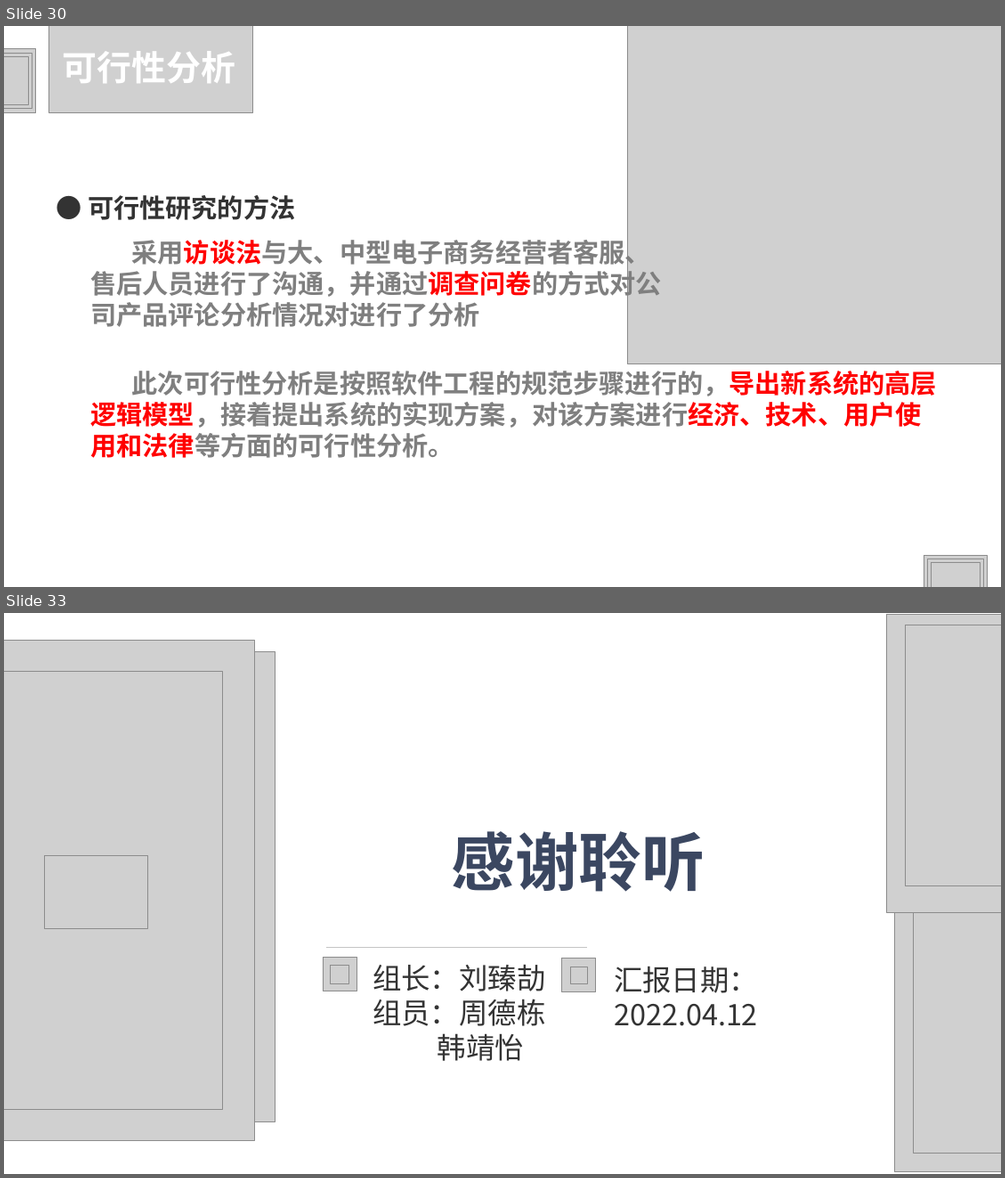
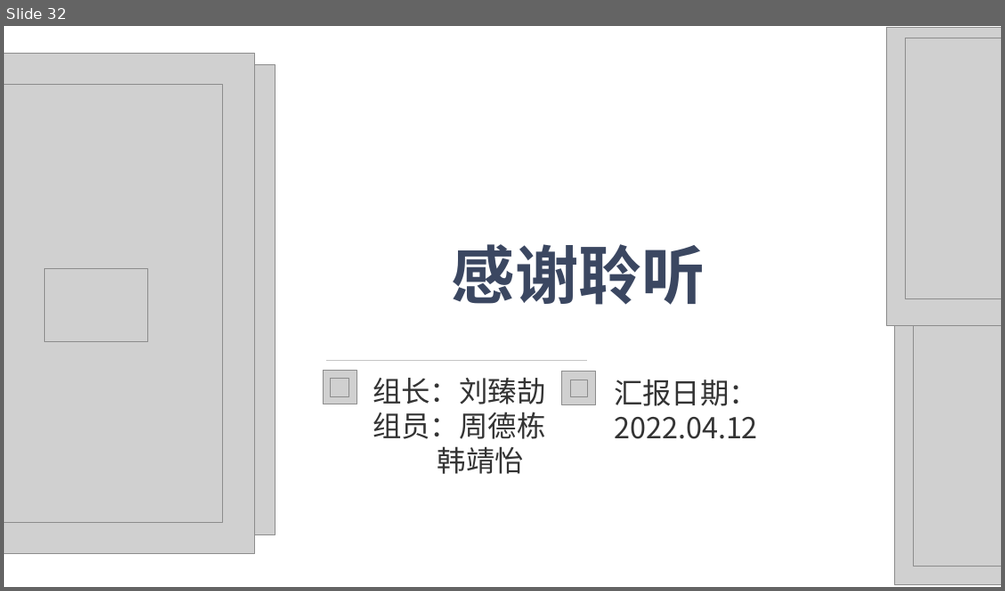
Before and after one commit to HJHGJGHHG/Sentiment-Analysis-System, a slide deck: PPT.pptx. Shown one above the other, each under a label of ours: slides 30 and 33 before the commit, slide 32 after it; the slides between them are not shown. The pictures are 1005x1178 and 1005x591 pixels, drawn with LibreOffice and Linux fonts; fonts in the diff are those of the drawing; grey boxes stand for pictures; background and template pictures are left out. Boxes give left, top, right and bottom in pixels: in the first picture for what was removed or moved away, otherwise in the second. Text is boxed around its words. In the diff, an @@ line names an element or a change of style, - is before the commit and + after.

```diff
--- a/PPT.pptx
+++ b/PPT.pptx
@@ slide 30 removed at (4,26,1001,587), background #FFFFFF @@
@@ picture removed at (4,49,36,112) @@
@@ picture removed at (48,26,252,112) @@
@@ text removed at (63,51,235,83) @@
-可行性分析
@@ picture removed at (627,26,1001,363) @@
@@ picture removed at (4,53,32,108) @@
@@ picture removed at (4,56,28,104) @@
@@ text removed at (88,195,295,220) @@
-● 可行性研究的方法
@@ text removed at (90,236,662,327) @@
-采用访谈法与大、中型电子商务经营者客服、售后人员进行了沟通，并通过调查问卷的方式对公司产品评论分析情况对进行了分析
@@ text removed at (90,370,937,458) @@
-此次可行性分析是按照软件工程的规范步骤进行的，导出新系统的高层逻辑模型，接着提出系统的实现方案，对该方案进行经济、技术、用户使用和法律等方面的可行性分析。
@@ picture removed at (923,555,987,587) @@
@@ picture removed at (927,558,983,587) @@
@@ picture removed at (930,563,979,587) @@
@@ what was slide 33 is now slide 32 @@
```
Also in this commit, not shown: 13 slides changed.
